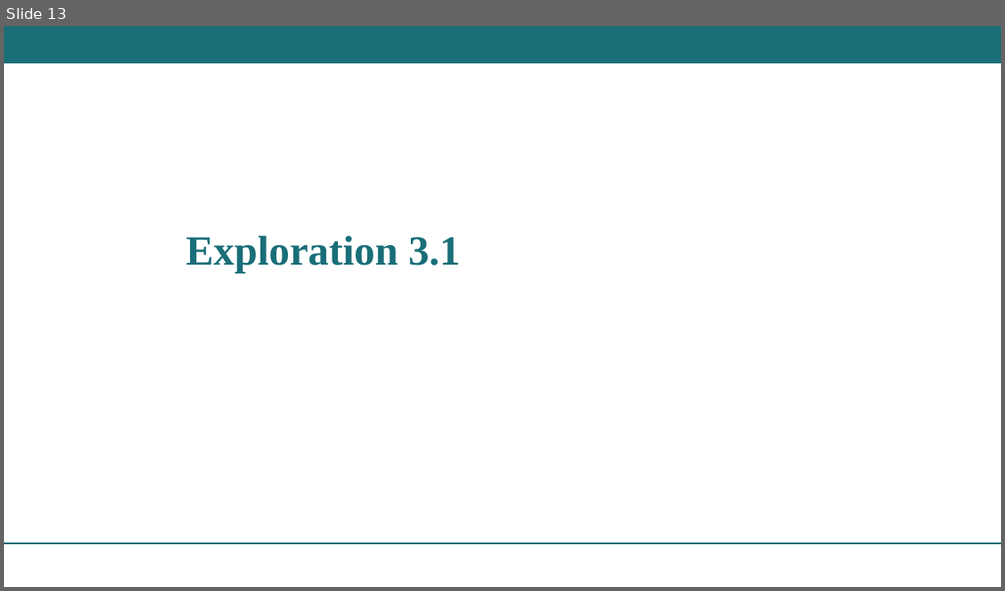
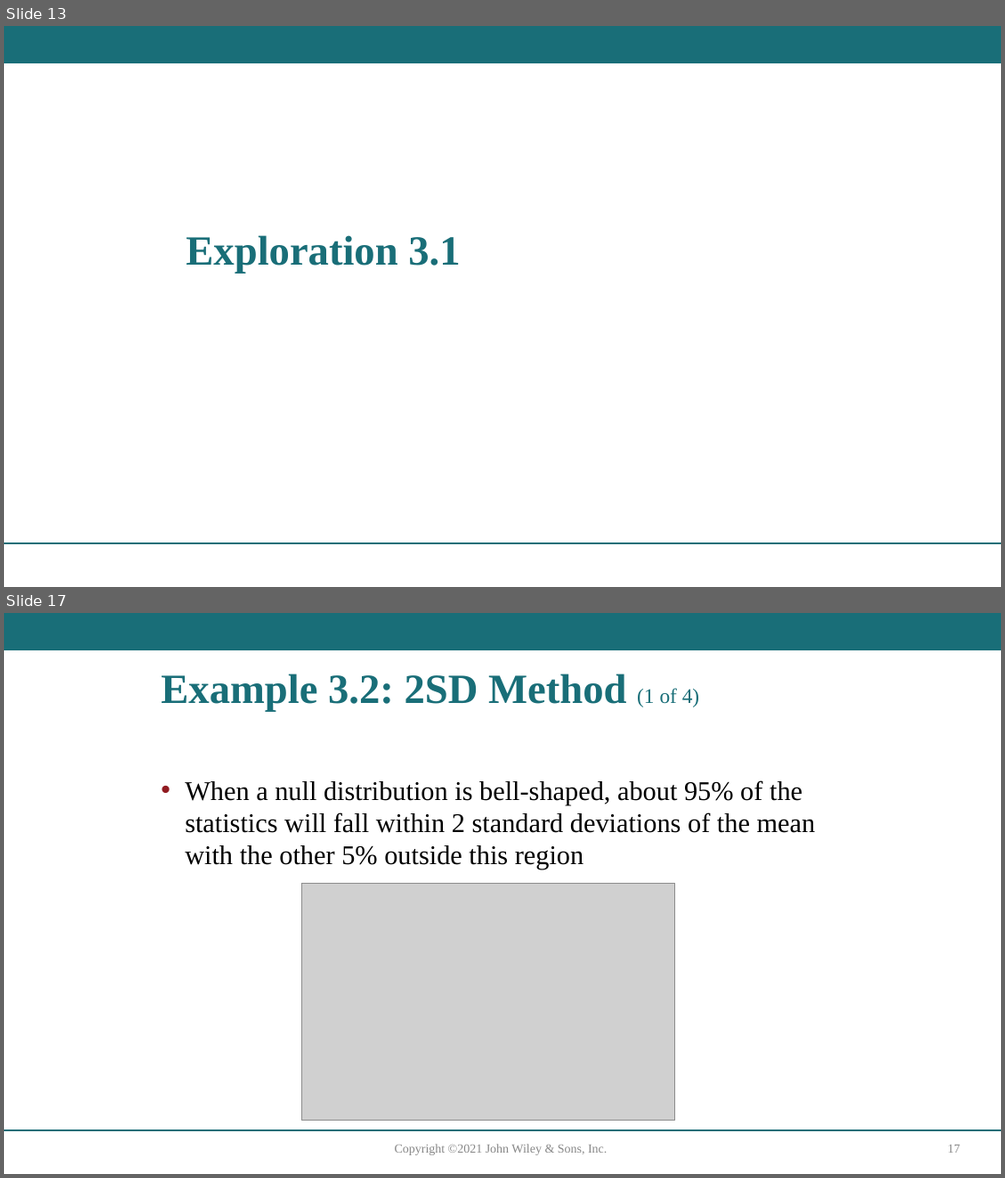
Before and after one commit to sroscoe2/MATH-104, a slide deck: Slides/Ch3.1-Roscoe26.pptx. Shown one above the other, each under a label of ours: slide 13 before the commit, slides 13 and 17 after it; the slides between them are not shown. The pictures are 1005x591 and 1005x1178 pixels, drawn with LibreOffice and Linux fonts; fonts in the diff are those of the drawing; grey boxes stand for pictures. Boxes give left, top, right and bottom in pixels: in the first picture for what was removed or moved away, otherwise in the second. Text is boxed around its words. In the diff, an @@ line names an element or a change of style, - is before the commit and + after.

```diff
--- a/Slides/Ch3.1-Roscoe26.pptx
+++ b/Slides/Ch3.1-Roscoe26.pptx
@@ slide 17 added at <box>4,613,1001,1174</box>, background #FFFFFF; not listed: 2 template elements that a slide beside it also shows @@
@@ title added at <box>161,674,699,712</box>, 40 pt, text #196E78, bold @@
+Example 3.2: 2SD Method (1 of 4)
@@ text added at <box>185,780,816,870</box>, 26 pt, text #000000 @@
+• When a null distribution is bell-shaped, about 95% of the statistics will fall within 2 standard deviations of the mean with the other 5% outside this region
@@ picture added at <box>301,884,675,1121</box> @@
@@ text added at <box>395,1143,607,1155</box>, 12 pt, text #888888 @@
+Copyright ©2021 John Wiley & Sons, Inc.
@@ page number added at <box>947,1144,960,1152</box>, 12 pt, text #888888 @@
+17
```
Also in this commit, not shown: 14 other slides added, 1 other file.
